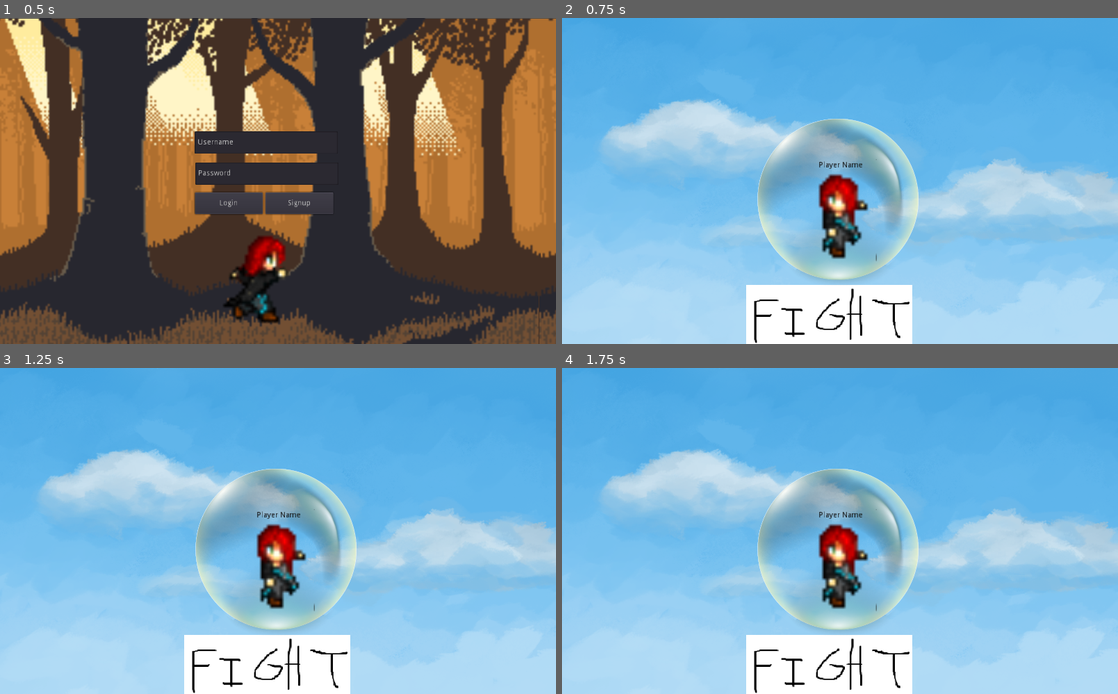
Above: before the commit, frames 1-4 (two rows, left to right).
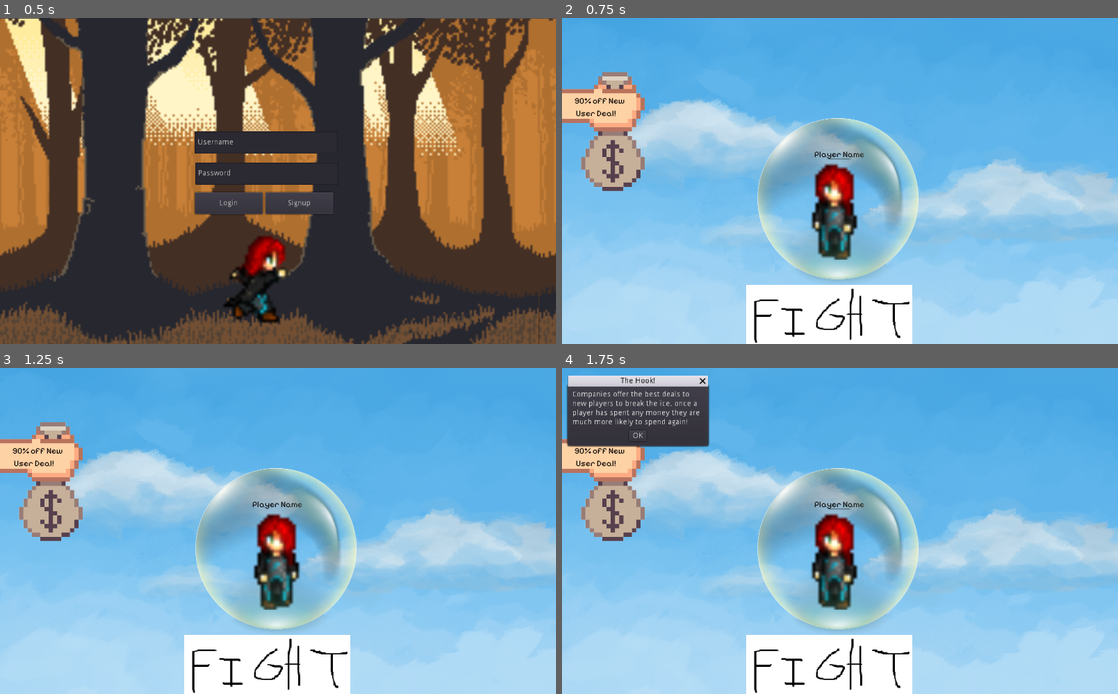
Above: after the commit, the same moments.

Repository: Daniel-Harrington/tempgamename
Game: Godot game, scene res://Scenes/Menu.tscn
Same seed, same stepped clock (60 frames per second), same inputs: the game is played once before the commit and once after it.
Inputs (mouse positions are in pixels of both pictures, inside the frame that each line leads up to):
- Up to frame 1 (0.5 s): no input
- Up to frame 2 (0.75 s): click "Login" at 0.5 s
- Up to frame 3 (1.25 s): no input
- Up to frame 4 (1.75 s): click (606, 482) at 1.27 s

Frame 1 is identical in both runs. In frame 2, 5.9% of the frame differs, in the area x 0-64%, y 16-81%; in frame 3, 5.7%; in frame 4, 11%, in the area x 0-64%, y 2-81%.

Commit message:
More fixes
Added the first info popup,
chilled outt the main screen animation

Diff:
--- a/godot/Btn_Signup.gd
+++ b/godot/Btn_Signup.gd
@@ -11,4 +11,15 @@
 		clicked = true
 
 func _on_TweenDown_tween_completed(object, key):
-	text = "Register"
+	if text == "Register":
+		text = "Signup"
+	else:
+		text = "Register"
+
+
+
+func _on_Btn_Goback_pressed():
+	var tween = get_node("TweenDown")  # Assuming the Tween node is a child of the parent node
+	tween.interpolate_property(self, "rect_position", rect_position, Vector2(rect_position.x+60, rect_position.y - 70), 0.8,Tween.TRANS_BACK , Tween.EASE_IN_OUT)
+	tween.start()
+	clicked = false
--- /dev/null
+++ b/godot/Scenes/Btn_Goback.gd
@@ -0,0 +1,29 @@
+extends Button
+
+
+# Declare member variables here. Examples:
+# var a = 2
+# var b = "text"
+
+
+# Called when the node enters the scene tree for the first time.
+func _ready():
+	pass # Replace with function body.
+
+
+# Called every frame. 'delta' is the elapsed time since the previous frame.
+#func _process(delta):
+#	pass
+
+
+func _on_Btn_Signup_pressed():
+	var tween = get_node("TweenbackOpacity")
+	if get_parent().get_node("Btn_Signup").text == "Signup":
+		tween.interpolate_property(self, "modulate", modulate, Color(1,1,1,1), 0.8,Tween.TRANS_BACK , Tween.EASE_IN_OUT)
+	tween.start()
+
+
+func _on_Btn_Goback_pressed():
+	var tween = get_node("TweenbackOpacity")
+	tween.interpolate_property(self, "modulate", modulate, Color(1,1,1,1), 0.8,Tween.TRANS_BACK , Tween.EASE_IN_OUT)
+	tween.start()
--- /dev/null
+++ b/godot/Scenes/HookDialog.gd
@@ -0,0 +1,20 @@
+extends AcceptDialog
+
+
+# Declare member variables here. Examples:
+# var a = 2
+# var b = "text"
+
+
+# Called when the node enters the scene tree for the first time.
+func _ready():
+	pass
+
+
+# Called every frame. 'delta' is the elapsed time since the previous frame.
+#func _process(delta):
+#	pass
+
+
+func _on_Btn_NewUser_pressed():
+	visible = true
--- a/godot/Scenes/Main.tscn
+++ b/godot/Scenes/Main.tscn
@@ -6,22 +6,27 @@
 [ext_resource path="res://Assets/BubbleSimple.png" type="Texture" id=4]
 [ext_resource path="res://Scenes/Main.gd" type="Script" id=5]
 [ext_resource path="res://Fightbtn.png" type="Texture" id=6]
+[ext_resource path="res://moneybag.png" type="Texture" id=7]
+[ext_resource path="res://Fonts/PixelifySans-VariableFont_wght.ttf" type="DynamicFontData" id=8]
+[ext_resource path="res://Scenes/HookDialog.gd" type="Script" id=9]
+
+[sub_resource type="DynamicFont" id=2]
+font_data = ExtResource( 8 )
 
 [sub_resource type="Animation" id=1]
 resource_name = "Forward_Run"
-length = 0.5
 loop = true
 tracks/0/type = "value"
-tracks/0/path = NodePath("BubbleSimple/Fumiko:frame")
+tracks/0/path = NodePath("Fumiko:frame")
 tracks/0/interp = 1
 tracks/0/loop_wrap = true
 tracks/0/imported = false
 tracks/0/enabled = true
 tracks/0/keys = {
-"times": PoolRealArray( 0, 0.128052, 0.250238, 0.375868 ),
+"times": PoolRealArray( 0, 0.311901, 0.596485, 0.852852 ),
 "transitions": PoolRealArray( 1, 1, 1, 1 ),
 "update": 1,
-"values": [ 76, 77, 76, 75 ]
+"values": [ 74, 75, 76, 75 ]
 }
 
 [node name="Main" type="Node2D"]
@@ -37,24 +42,25 @@
 
 [node name="Lbl_Name" type="Label" parent="."]
 modulate = Color( 0.0235294, 0, 0, 1 )
-margin_left = 472.5
-margin_top = 263.5
-margin_right = 553.5
-margin_bottom = 277.5
+margin_left = 465.0
+margin_top = 241.0
+margin_right = 560.0
+margin_bottom = 261.0
+custom_fonts/font = SubResource( 2 )
 text = "Player Name"
 
+[node name="Fumiko" type="Sprite" parent="."]
+position = Vector2( 500, 352 )
+scale = Vector2( 5.85352, 5.85352 )
+texture = ExtResource( 2 )
+hframes = 37
+vframes = 8
+frame = 75
+
 [node name="BubbleSimple" type="Sprite" parent="."]
-position = Vector2( 506.5, 328.5 )
+position = Vector2( 506.5, 327.5 )
 scale = Vector2( 0.638672, 0.638672 )
 texture = ExtResource( 4 )
-
-[node name="Fumiko" type="Sprite" parent="BubbleSimple"]
-position = Vector2( 4.6972, 39.1274 )
-scale = Vector2( 9.16514, 9.16514 )
-texture = ExtResource( 2 )
-hframes = 36
-vframes = 8
-frame = 76
 
 [node name="FumikoRunForward" type="AnimationPlayer" parent="."]
 anims/Forward_Run = SubResource( 1 )
@@ -68,4 +74,44 @@
 scale = Vector2( 0.566146, 0.566146 )
 texture = ExtResource( 3 )
 
+[node name="Control" type="Control" parent="."]
+margin_left = 1.0
+margin_right = 41.0
+margin_bottom = 40.0
+
+[node name="Btn_NewUser" type="TextureButton" parent="Control"]
+margin_left = -44.0
+margin_top = 84.0
+margin_right = 456.0
+margin_bottom = 584.0
+rect_scale = Vector2( 0.5, 0.5 )
+texture_normal = ExtResource( 7 )
+
+[node name="Lbl_NewUser" type="Label" parent="Control"]
+modulate = Color( 0.0235294, 0, 0, 1 )
+margin_left = 22.0
+margin_top = 142.0
+margin_right = 117.0
+margin_bottom = 185.0
+custom_fonts/font = SubResource( 2 )
+text = "90% off New
+ User Deal!"
+
+[node name="Popup" type="Popup" parent="Control"]
+visible = true
+margin_right = 40.0
+margin_bottom = 40.0
+
+[node name="HookDialog" type="AcceptDialog" parent="Control/Popup"]
+visible = true
+margin_left = 11.0
+margin_top = 34.0
+margin_right = 269.0
+margin_bottom = 143.0
+window_title = "The Hook!"
+dialog_text = "Companies offer the best deals to new players to break the ice, once a player has spent any money they are much more likely to spend again!"
+dialog_autowrap = true
+script = ExtResource( 9 )
+
 [connection signal="pressed" from="Btn_Battle" to="Btn_Battle" method="_on_Btn_Battle_pressed"]
+[connection signal="pressed" from="Control/Btn_NewUser" to="Control/Popup/HookDialog" method="_on_Btn_NewUser_pressed"]
--- a/godot/Scenes/Menu.tscn
+++ b/godot/Scenes/Menu.tscn
@@ -12,6 +12,8 @@
 [ext_resource path="res://EmailField.gd" type="Script" id=10]
 [ext_resource path="res://Btn_Login.gd" type="Script" id=11]
 [ext_resource path="res://UsernameField.gd" type="Script" id=12]
+
+[sub_resource type="Theme" id=2]
 
 [sub_resource type="Animation" id=1]
 resource_name = "Running"
@@ -34,6 +36,7 @@
 [node name="Control" type="Control"]
 anchor_right = 1.0
 anchor_bottom = 1.0
+theme = SubResource( 2 )
 script = ExtResource( 4 )
 
 [node name="ParallaxBackground" type="ParallaxBackground" parent="."]
@@ -76,7 +79,7 @@
 texture = ExtResource( 1 )
 hframes = 36
 vframes = 8
-frame = 39
+frame = 40
 
 [node name="FumikoRun" type="AnimationPlayer" parent="."]
 anims/Running = SubResource( 1 )
--- /dev/null
+++ b/godot/Scenes/NewUserDeal.gd
@@ -0,0 +1,18 @@
+extends Label
+
+
+# Declare member variables here. Examples:
+# var a = 2
+# var b = "text"
+
+
+# Called when the node enters the scene tree for the first time.
+func _ready():
+	var t = Theme.new()
+	t.set_color("font_color", "Label", Color(255, 255,  255))
+
+	set_theme(t)
+
+# Called every frame. 'delta' is the elapsed time since the previous frame.
+#func _process(delta):
+#	pass
Binary file added: godot/Fonts/PixelifySans-Bold.ttf
Binary file added: godot/Fonts/PixelifySans-Medium.ttf
Binary file added: godot/Fonts/PixelifySans-Regular.ttf
Binary file added: godot/Fonts/PixelifySans-SemiBold.ttf
Binary file added: godot/Fonts/PixelifySans-VariableFont_wght.ttf
Not shown: 1 places in godot/Scenes/Main.tscn that only renumber resources
Not shown: 1 places in godot/Scenes/Menu.tscn that only renumber resources
Binary file added: godot/moneybag.png
Not shown, added: godot/moneybag.png.import
Not shown, changed: backend/routers/character_router.js
